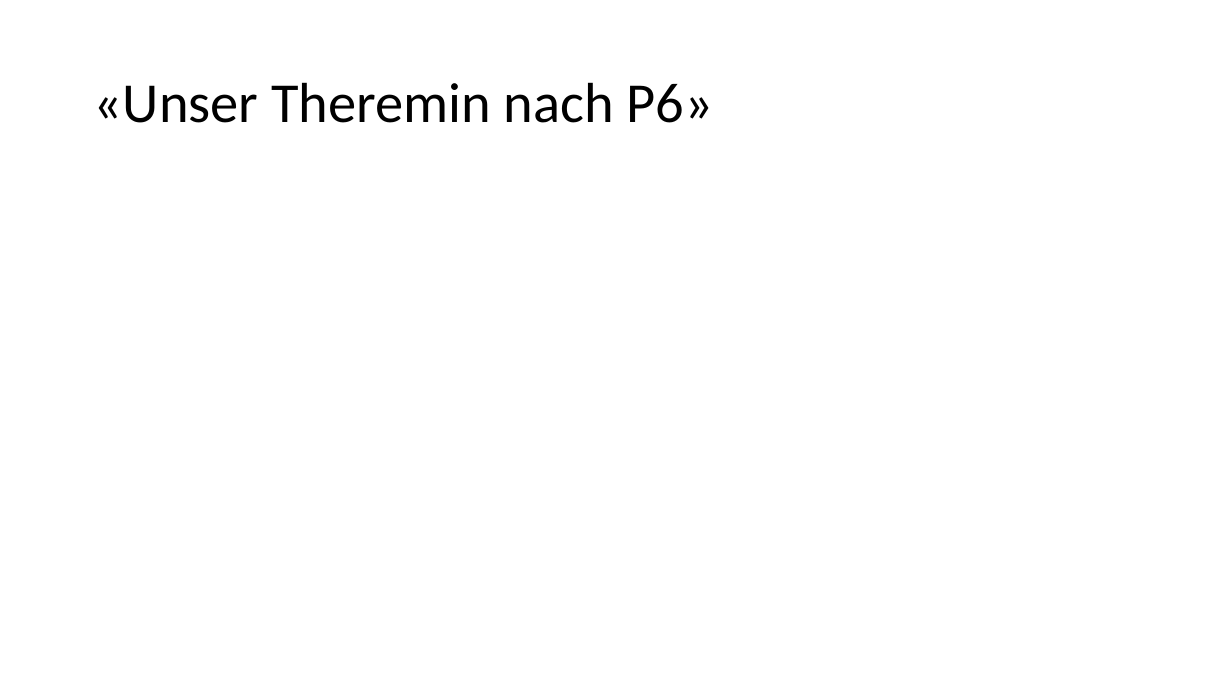
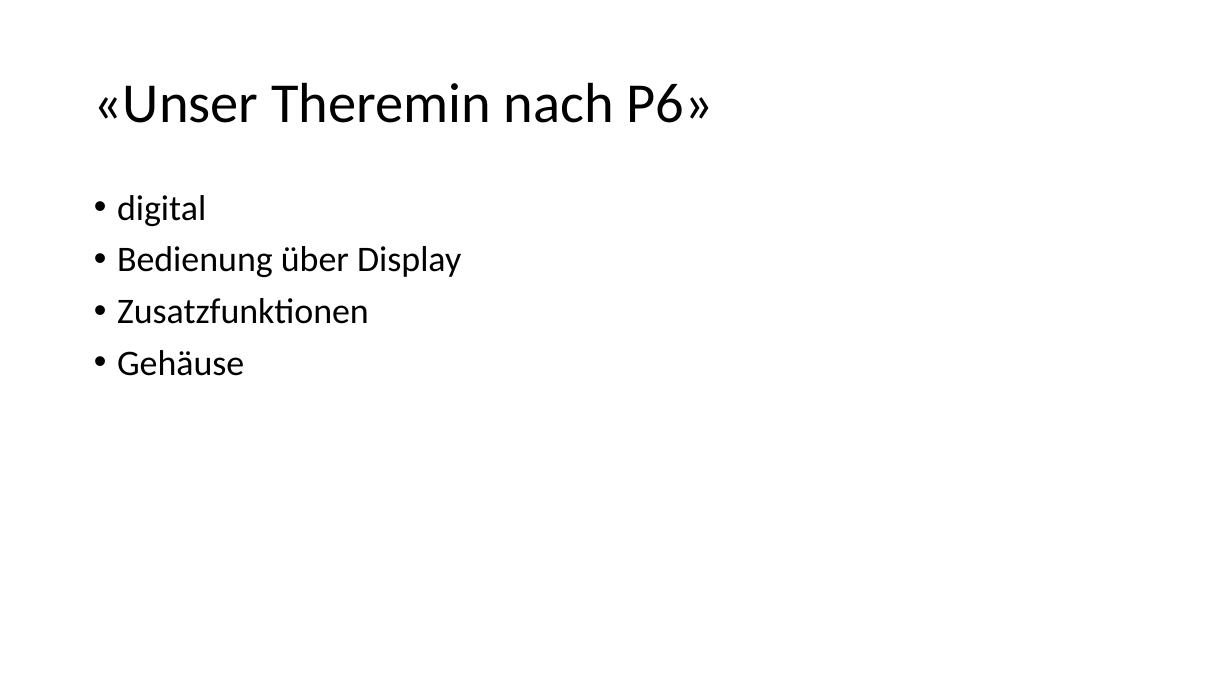
Before and after one commit to aeschi2305/FachberichtDigitalesThereminP6, a slide deck: slide 4 of Präsi/Digitales Theremin.pptx. Drawn at 1232x693 pixels with LibreOffice and Linux fonts; fonts in the diff are those of the drawing. Boxes give left, top, right and bottom in pixels: in the first picture for what was removed or moved away, otherwise in the second. Text is boxed around its words. In the diff, an @@ line names an element or a change of style, - is before the commit and + after.

```diff
--- a/Präsi/Digitales Theremin.pptx
+++ b/Präsi/Digitales Theremin.pptx
@@ text added at bbox=[117, 195, 461, 376], 28 pt, text #000000 @@
+• digital
+• Bedienung über Display
+• Zusatzfunktionen
+• Gehäuse
```
Also in this commit, not shown: 1 other slide changed, 2 slides added, 2 slides removed, 3 other files.
